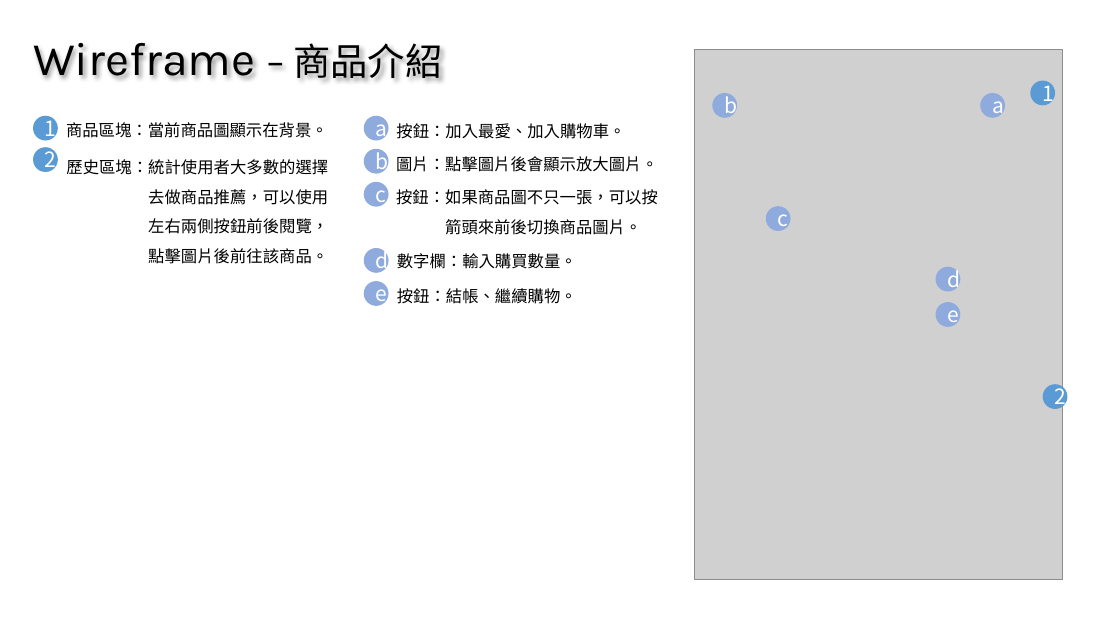
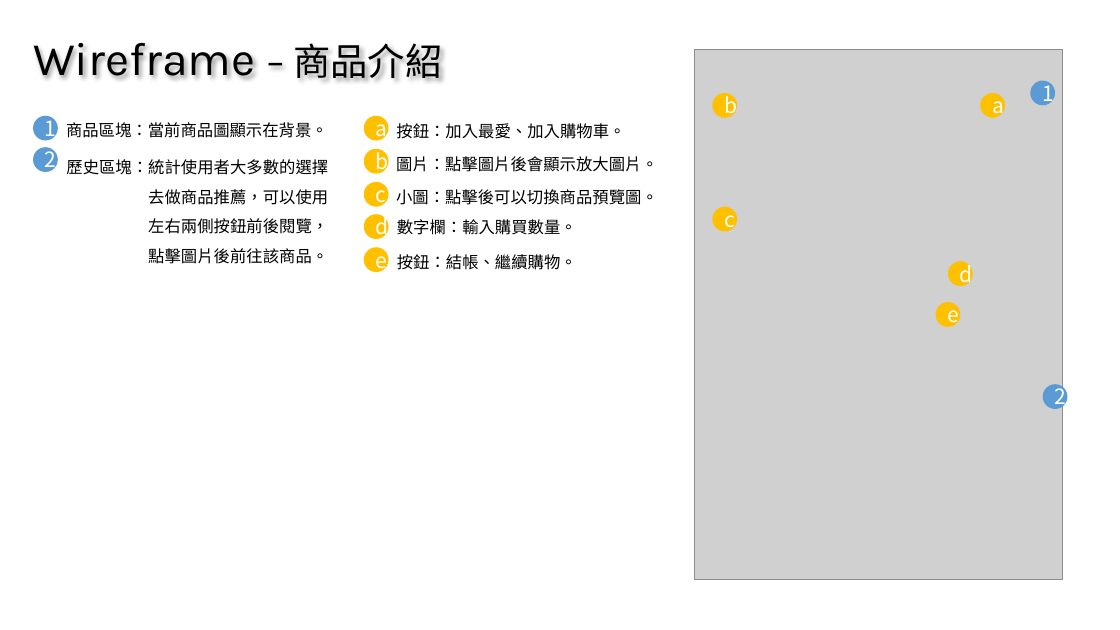
Before and after one commit to MercyLM/MyWeb, a slide deck: slide 13 of 個人作品報告.pptx. Drawn at 1120x630 pixels with LibreOffice and Linux fonts; fonts in the diff are those of the drawing; grey boxes stand for pictures. Boxes give left, top, right and bottom in pixels: in the first picture for what was removed or moved away, otherwise in the second. Text is boxed around its words. In the diff, an @@ line names an element or a change of style, - is before the commit and + after.

```diff
--- a/個人作品報告.pptx
+++ b/個人作品報告.pptx
@@ 2 texts, 2 ellipses: place and size @@
-2 texts, 2 ellipses at (364, 248, 577, 307)
+2 texts, 2 ellipses at (364, 214, 577, 272)
@@ text at (396, 189, 658, 205): text changed @@
-按鈕：如果商品圖不只一張，可以按
-箭頭來前後切換商品圖片。
+小圖：點擊後可以切換商品預覽圖。
@@ ellipse "c": place and size @@
-ellipse "c" at (766, 206, 791, 231)
+ellipse "c" at (712, 207, 738, 232)
@@ fill #8FAADC to #FFC000 in 10 elements at (364, 116, 389, 141), (981, 93, 1006, 118), (364, 149, 389, 174), (712, 93, 738, 118), (364, 182, 389, 208), (936, 302, 961, 328), (949, 261, 974, 287), (712, 207, 738, 232), (364, 214, 389, 239), (364, 247, 389, 272) @@
@@ ellipse "d": place and size @@
-ellipse "d" at (936, 267, 961, 292)
+ellipse "d" at (949, 261, 974, 287)
```
Also in this commit, not shown: 10 other slides changed.
